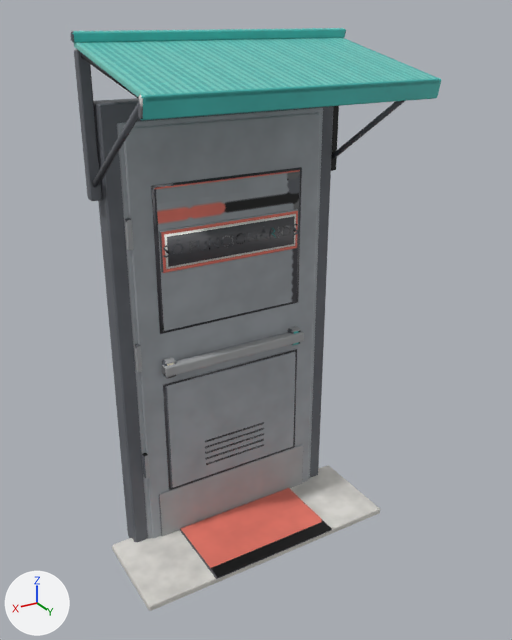
The FBX model unity/CheckoutSimulator/Assets/Resources/EventProps2/Cafe_BackDoor.fbx as it was, and as the next commit left it.
Camera for both pictures: a 50 mm lens placed at (1.57, 2.92, 2.58), pointed at (0.0, 0.3, 1.27). Every picture has the same lights, and +X, +Y and +Z are marked at lower left. The first picture is the older version. Where no turn or scale is listed for an object, it has been applied to the vertices. Vertices at exactly the same position are counted once.

The first picture shows 'Cafe_BackDoor'.
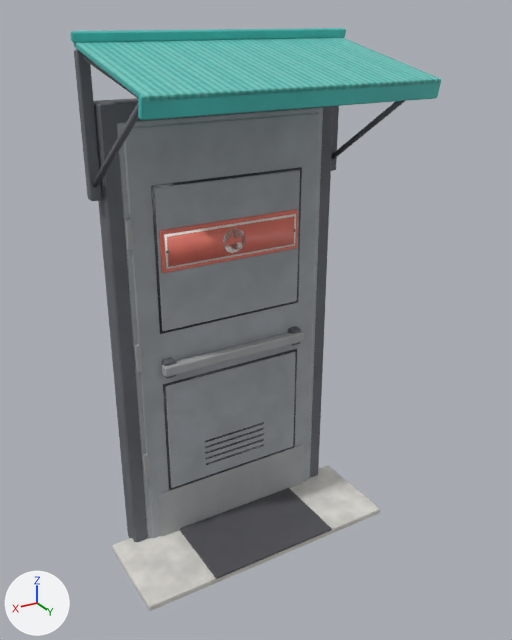
Pixel boxes [x1, y1, x2, y2] of what changed, in the pictures (512 x 640 px):
```json
{"part": 1, "of": "me_cube_052", "change": "added", "after": [227, 238, 242, 244]}
{"part": 2, "of": "me_cube_052", "change": "deleted", "before": [171, 224, 298, 255]}
{"part": 3, "of": "me_cube_052", "change": "reshaped", "before": [74, 51, 246, 258], "after": [74, 51, 245, 253]}
{"part": 4, "of": "me_cube_052", "change": "surface changed", "before": [71, 30, 440, 586], "after": [71, 30, 440, 586]}
```

Edits to the scene script, one JSON object a line:
```json
{"block": "me_cube_052", "where": "# used by ob_cafe_backdoor; location = (0.0, 0.0, 0.0)"}
{"op": "remove", "block": "me_cube_052", "code": "me_cube_052.from_pydata(...)  # 965 vertices, 923 faces; spans x -0.7..0.7, y -0.07..0.69, z 0.0..2.52"}
{"op": "add", "block": "me_cube_052", "code": "me_cube_052.from_pydata(...)  # 804 vertices, 780 faces; spans x -0.7..0.7, y -0.07..0.69, z 0.0..2.52"}
{"block": "me_cube_052", "change": "me_cube_052 part 1: a new loose piece of 20 vertices spanning x -0.04..0.04, y 0.11, z 1.59..1.61, in mat_cafe_backdoor_mat (picture img_cafe_backdoor_basecolor_png)"}
{"block": "me_cube_052", "change": "me_cube_052 part 2: 13 loose pieces with 153 vertices, spanning x -0.36..0.32, y 0.1, z 1.57..1.65, are deleted"}
{"block": "me_cube_052", "change": "me_cube_052 part 3"}
{"block": "me_cube_052", "change": "53 vertices are removed from x -0.59..0.65, y -0.02..0.1, z 1.57..1.86"}
{"block": "me_cube_052", "change": "70 faces are deleted"}
{"block": "me_cube_052", "change": "3 vertices move from x 0.04..0.35, y 0.1, z 1.58..1.6 to x 0.05..0.35, y 0.1, z 1.56..1.61"}
{"block": "me_cube_052", "change": "25 vertices are added at x -0.6..0.64, y -0.02..0.1, z 1.54..1.86"}
{"block": "me_cube_052", "change": "44 new faces join them"}
{"block": "me_cube_052", "change": "me_cube_052 part 4: 461 kept faces spanning x -0.7..0.7, y -0.07..0.69, z 0.0..2.52 get new texture (UV) coordinates"}
```
